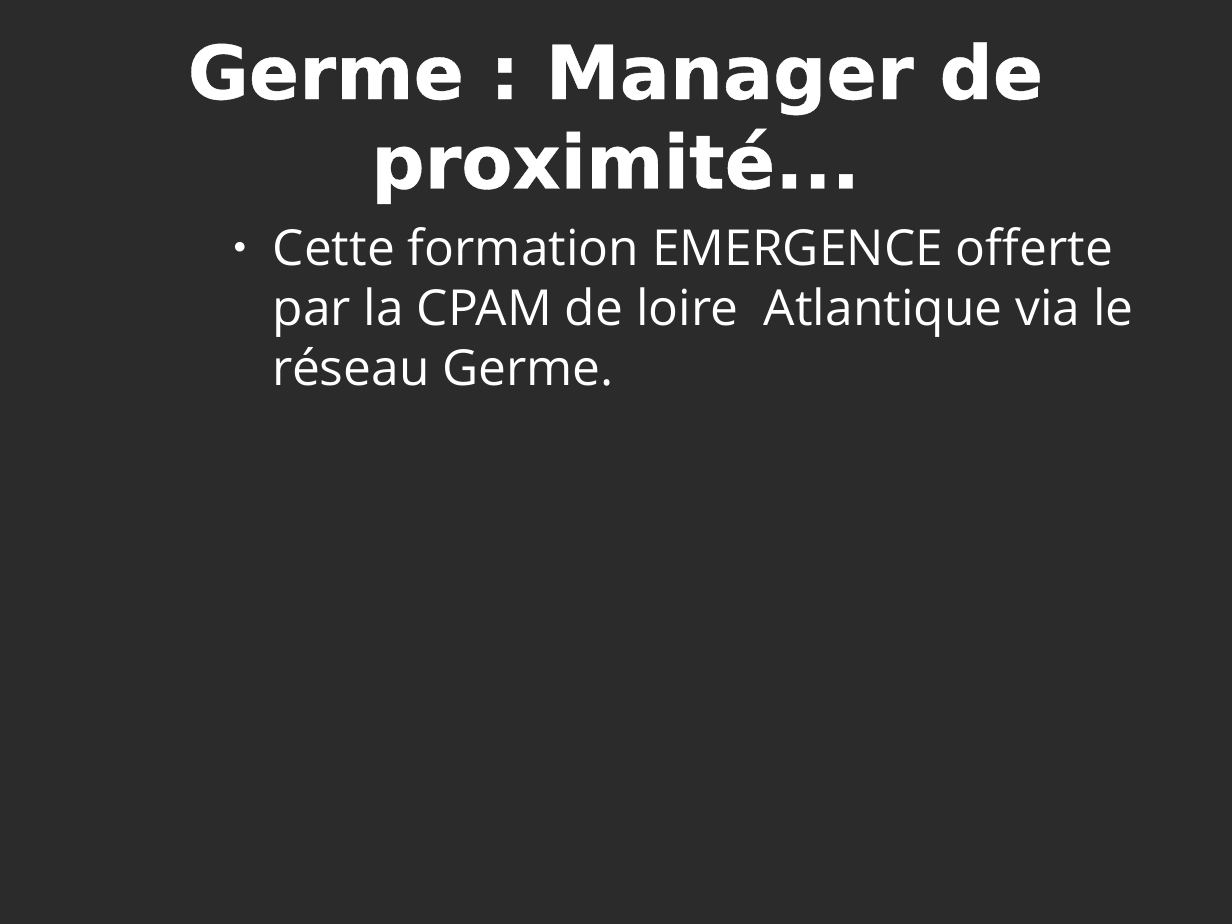
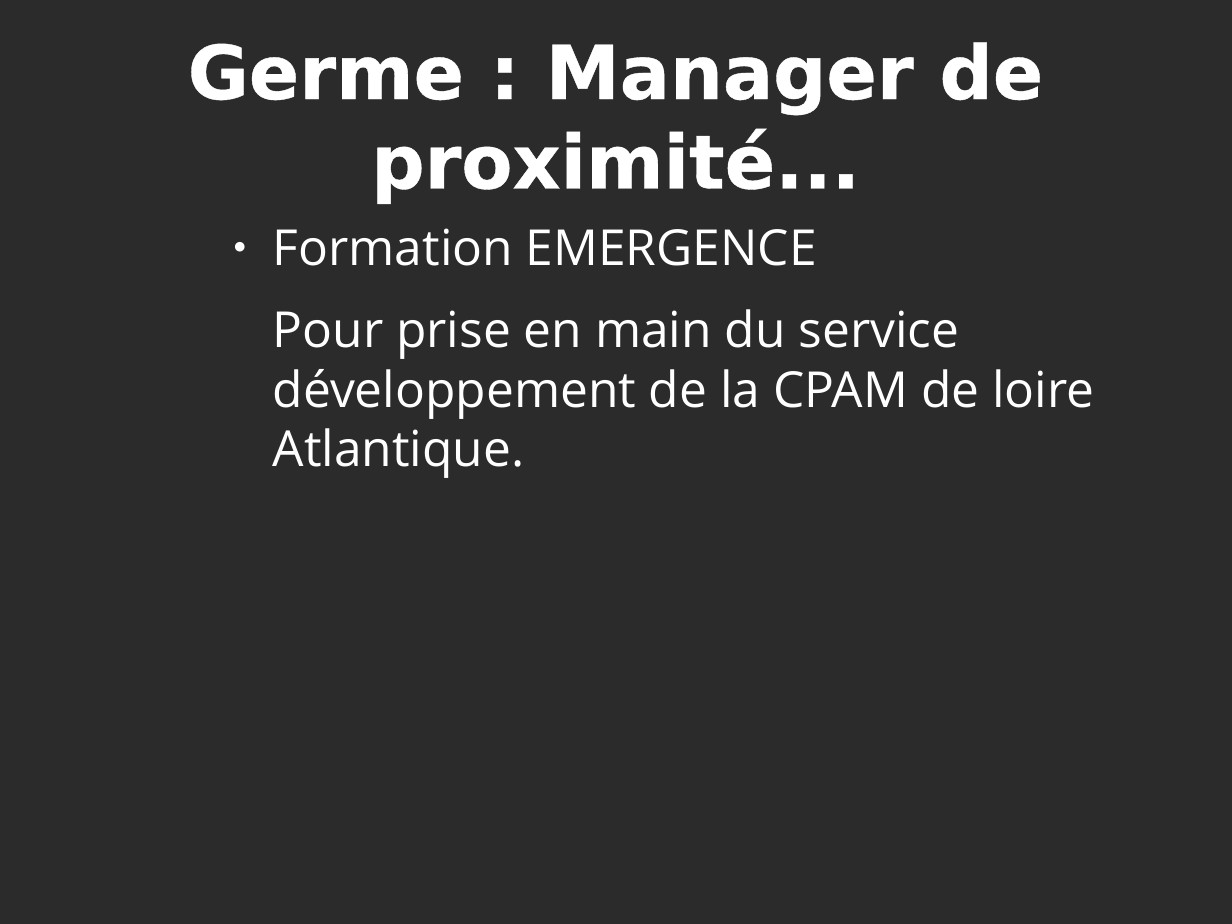
Before and after one commit to heylve/current, a slide deck: slide 1 of admin_perso/germe_formation.odp. Drawn at 1232x924 pixels with LibreOffice and Linux fonts; fonts in the diff are those of the drawing; background and template pictures are left out; a plain dark background stands for a picture behind light text. Boxes give left, top, right and bottom in pixels: in the first picture for what was removed or moved away, otherwise in the second. Text is boxed around its words. In the diff, an @@ line names an element or a change of style, - is before the commit and + after.

```diff
--- a/admin_perso/germe_formation.odp
+++ b/admin_perso/germe_formation.odp
@@ text at bbox=[273, 228, 1094, 478]: text changed @@
-● Cette formation EMERGENCE offerte par la CPAM de loire Atlantique via le réseau Germe.
+● Formation EMERGENCE
+Pour prise en main du service développement de la CPAM de loire Atlantique.
```
Also in this commit, not shown: 1 other slide changed.
